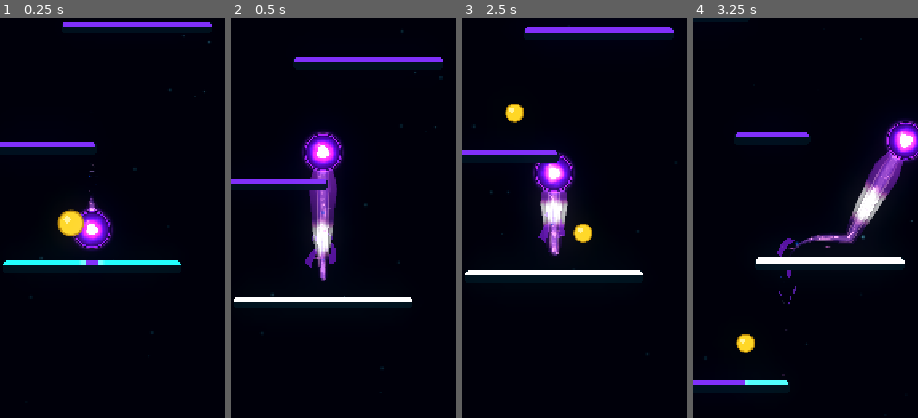
Above: before the commit, frames 1-4 (left to right).
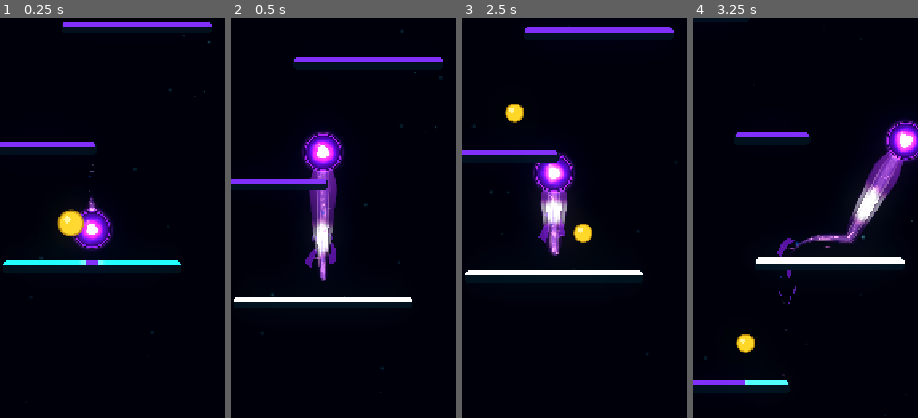
Above: after the commit, the same moments.

Repository: Kryodo/TowerJump
Game: Godot game, scene res://scenes/main.tscn
The game is run twice, just before and just after one commit, with the same random seed, the same clock (stepped at 60 frames per second) and the same inputs.
Inputs (mouse positions are % of the whole screen's width and height, from its top left):
- Up to frame 1 (0.25 s): no input
- Up to frame 2 (0.5 s): no input
- Up to frame 3 (2.5 s): move the mouse to (72, 45) at 0.52 s; hold Right (ui_right) 0.53-1.25 s; click (72, 45) at 0.67 s; drag from (30, 55) to (47, 31) at 1.27 s; click "Nochmal spielen" at 2 s
- Up to frame 4 (3.25 s): move the mouse to (60, 28) at 2.77 s; hold Right (ui_right) from 2.78 s (still down)
The pictures show only the part of the screen within x 30-80%, y 26-76%; the shares and areas given below are measured in that part.

Frame 1 is identical in both runs. In frame 2, 0.2% of the frame differs, in the area x 36-46%, y 51-60%; in frame 3, 0.3%; in frame 4, 0.4%, in the area x 69-87%, y 41-52%.

Commit message:
Replace traveling landing pulse with a localized trail-head impulse

Diff:
--- a/scenes/unified_comet.gdshader
+++ b/scenes/unified_comet.gdshader
@@ -8,8 +8,7 @@
 uniform float surface_flow_strength : hint_range(0.0, 0.5) = 0.16;
 uniform float pulse_progress = -1.0;
 uniform float pulse_strength = 0.0;
-uniform float landing_pulse_progress = -1.0;
-uniform float landing_pulse_strength = 0.0;
+uniform float landing_kick_strength = 0.0;
 
 // Deterministic noise shared with the inner energy shader.
 float hash21(vec2 p) {
@@ -61,10 +60,11 @@
 		1.0 - smoothstep(0.025, 0.105, abs(along - pulse_progress))
 	) * pulse_gate;
 	float travelling_pulse = pulse_band * pulse_strength * tail_fade;
-	float landing_pulse_band = (
-		1.0 - smoothstep(0.025, 0.125, abs(along - landing_pulse_progress))
-	) * step(0.0, landing_pulse_progress);
-	float landing_travelling_pulse = landing_pulse_band * landing_pulse_strength * tail_fade;
+	// Landing briefly energizes the ribbon nearest the orb instead of
+	// launching another full-length pulse that competes with ambient pulses.
+	float landing_head_kick = landing_kick_strength
+		* (1.0 - smoothstep(0.02, 0.34, along))
+		* tail_fade;
 	float edge_mask = smoothstep(0.24, 0.82, abs(across * 2.0 - 1.0));
 
 	float time = TIME * flow_speed;
@@ -119,12 +119,12 @@
 	float core_influence = center_energy * (0.14 + 0.16 * head_energy);
 	core_influence += surface_presence * surface_flow_strength;
 	core_influence += travelling_pulse * 0.20;
-	core_influence += landing_travelling_pulse * 0.30;
+	core_influence += landing_head_kick * 0.20;
 	body_color = mix(body_color, inner_energy_color, clamp(core_influence, 0.0, 0.65));
 	body_color *= flow;
 	// The travelling current briefly lights the membrane's outer edges as well as its core.
 	body_color += pulse_color * travelling_pulse * edge_mask * 0.52;
-	body_color += landing_pulse_color * landing_travelling_pulse * (0.35 + edge_mask * 0.70);
+	body_color += landing_pulse_color * landing_head_kick * (0.22 + edge_mask * 0.30);
 
 	// Keep the skin continuous and translucent. Its visible silhouette is now
 	// carried by the live mesh edge geometry; pulses add light without reshaping it.
@@ -132,7 +132,7 @@
 	float body_alpha = translucent_body_alpha * mix(0.93, 1.06, surface_presence);
 	float core_alpha = center_energy * (0.10 + surface_current * 0.02) * head_energy;
 	float pulse_alpha = travelling_pulse * (0.025 + edge_mask * 0.11);
-	pulse_alpha += landing_travelling_pulse * (0.035 + edge_mask * 0.13);
+	pulse_alpha += landing_head_kick * (0.018 + edge_mask * 0.045);
 	float alpha = clamp((body_alpha + core_alpha + pulse_alpha) * tail_fade, 0.0, 0.94);
 	alpha = clamp(alpha * fragment_alpha_boost, 0.0, 0.94);
 
